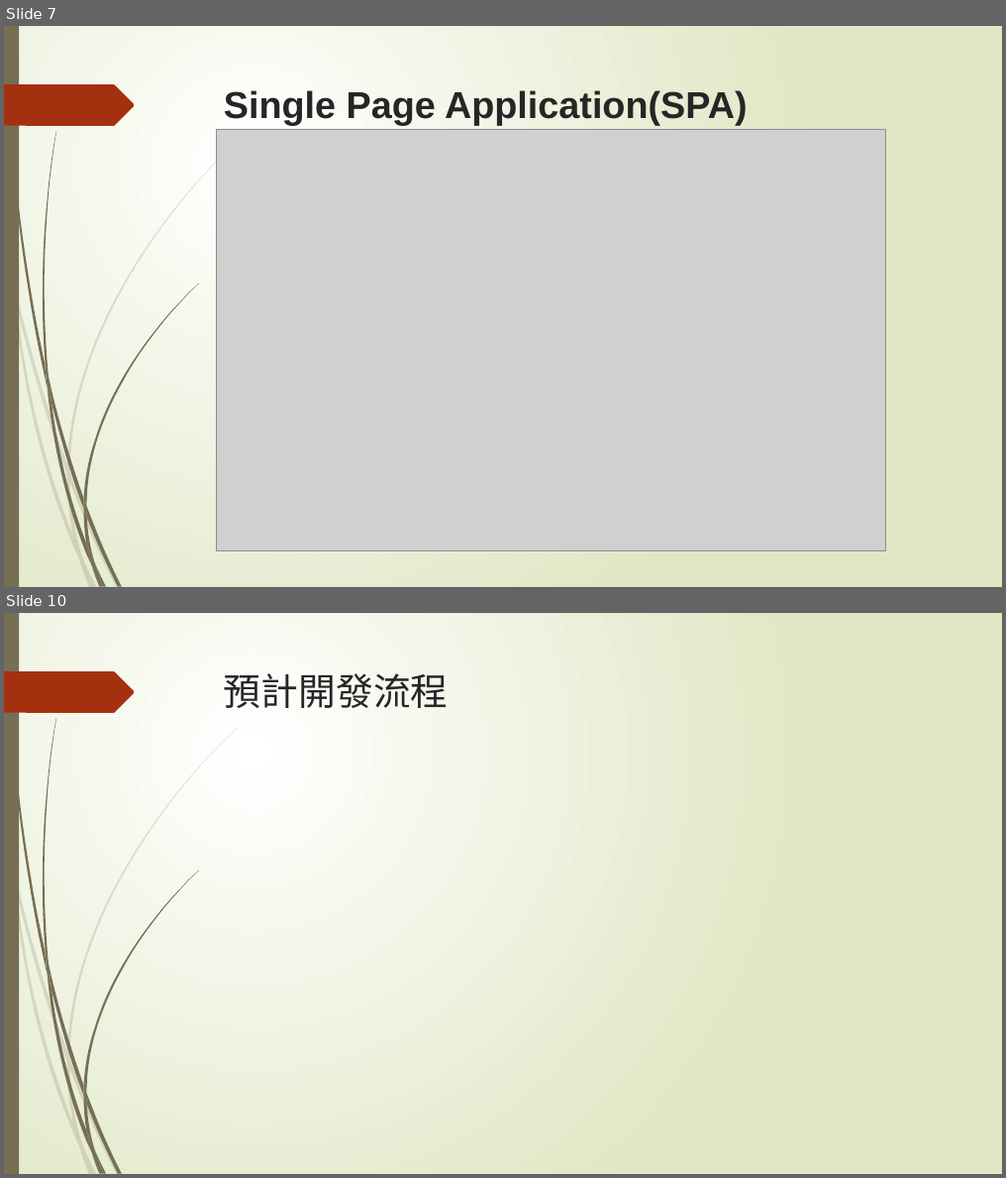
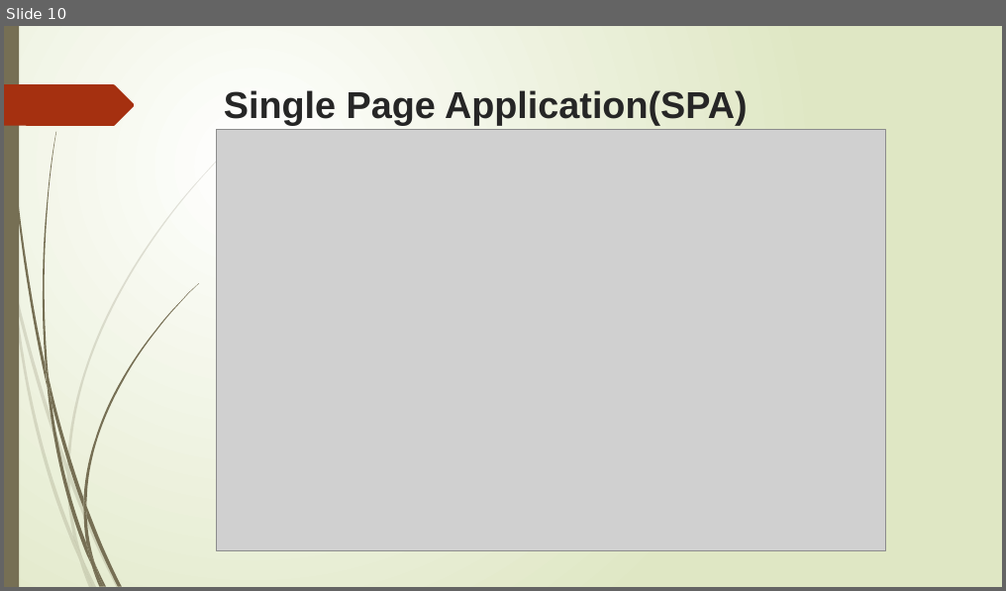
Before and after one commit to TaiwanChuChu/LaravelTest, a slide deck: 軟工策略小組_整合簡報.pptx. Shown one above the other, each under a label of ours: slides 7 and 10 before the commit, slide 10 after it; the slides between them are not shown. The pictures are 1006x1178 and 1006x591 pixels, drawn with LibreOffice and Linux fonts; fonts in the diff are those of the drawing; grey boxes stand for pictures. Boxes give left, top, right and bottom in pixels: in the first picture for what was removed or moved away, otherwise in the second. Text is boxed around its words. In the diff, an @@ line names an element or a change of style, - is before the commit and + after.

```diff
--- a/軟工策略小組_整合簡報.pptx
+++ b/軟工策略小組_整合簡報.pptx
@@ slide 10 removed at bbox=[4, 613, 1002, 1174], background gradient #FFFFFF to #DFE8C4; not listed: 24 template elements that a slide beside it also shows @@
@@ title removed at bbox=[224, 673, 449, 708] @@
-預計開發流程
@@ what was slide 7 is now slide 10 @@
```
Also in this commit, not shown: 3 slides changed, 7 slides added, 1 other slide removed, 22 other files.
